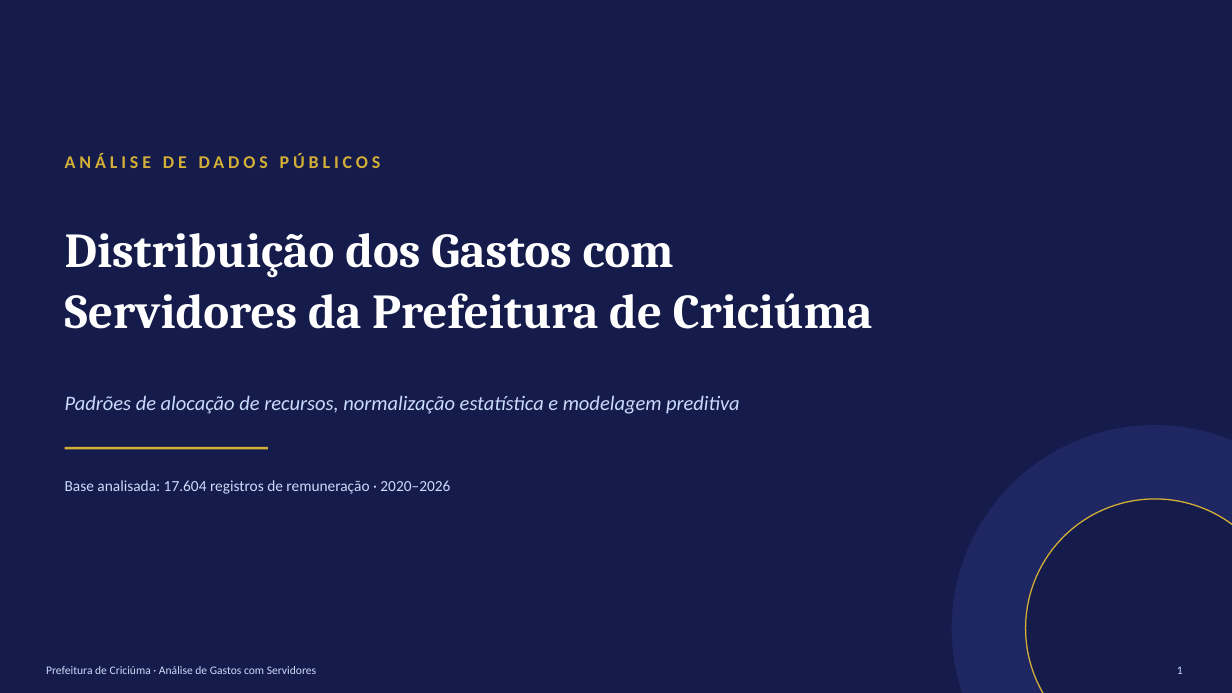
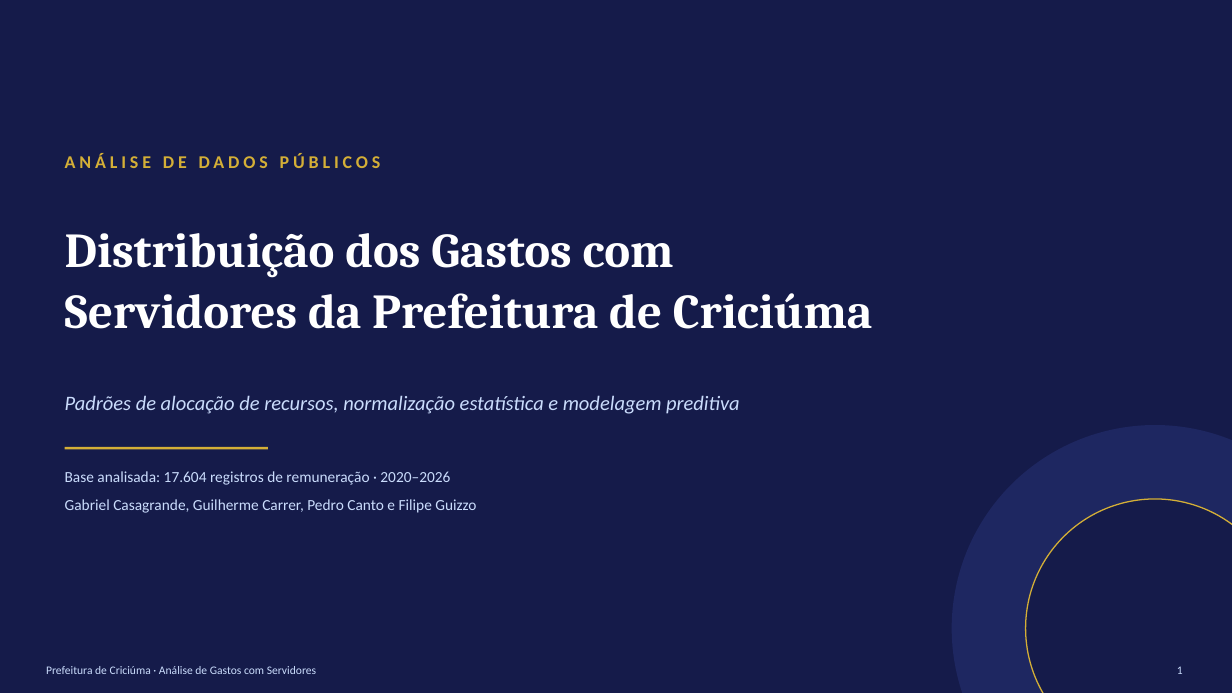
Before and after one commit to Bielfer12/Data-sciencie, a slide deck: slide 1 of apresentacao_criciuma.pptx. Drawn at 1232x693 pixels with LibreOffice and Linux fonts; fonts in the diff are those of the drawing. Boxes give left, top, right and bottom in pixels: in the first picture for what was removed or moved away, otherwise in the second. Text is boxed around its words. In the diff, an @@ line names an element or a change of style, - is before the commit and + after.

```diff
--- a/apresentacao_criciuma.pptx
+++ b/apresentacao_criciuma.pptx
@@ text "Base analisada: 17.604 registros de ..." moved from (x1=65, y1=480, x2=450, y2=494) to (x1=65, y1=471, x2=450, y2=485) @@
@@ text added at (x1=65, y1=499, x2=476, y2=513), 12 pt, text #CADCFC @@
+Gabriel Casagrande, Guilherme Carrer, Pedro Canto e Filipe Guizzo
```
Also in this commit, not shown: 2 other slides changed.
